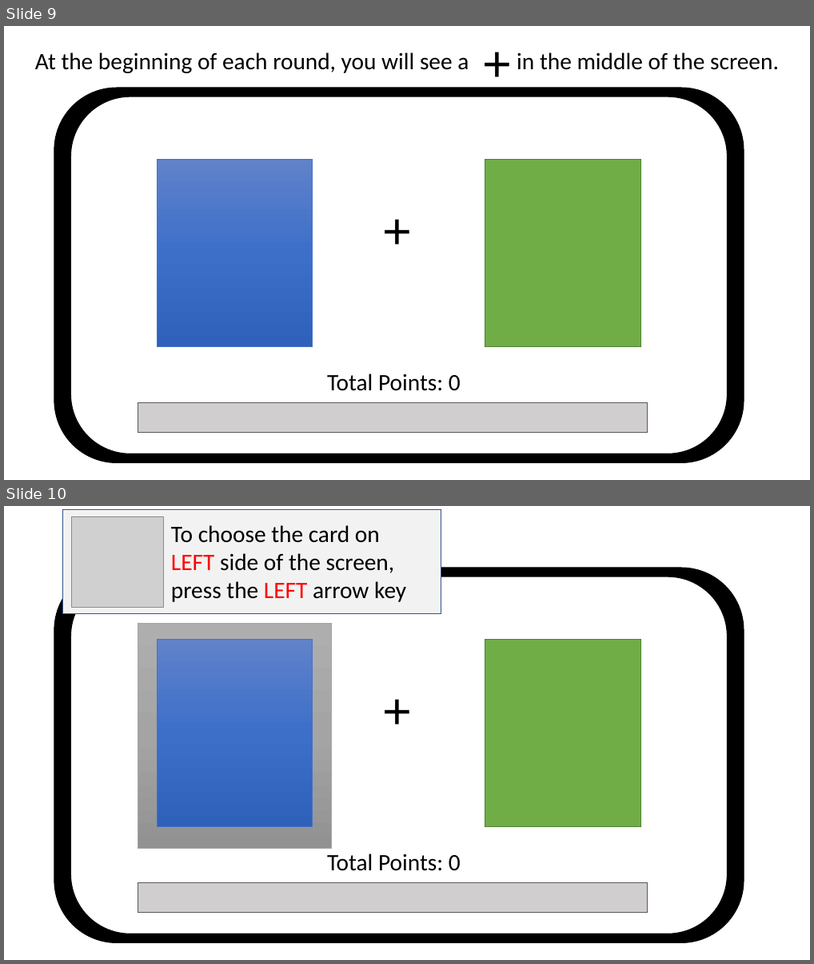
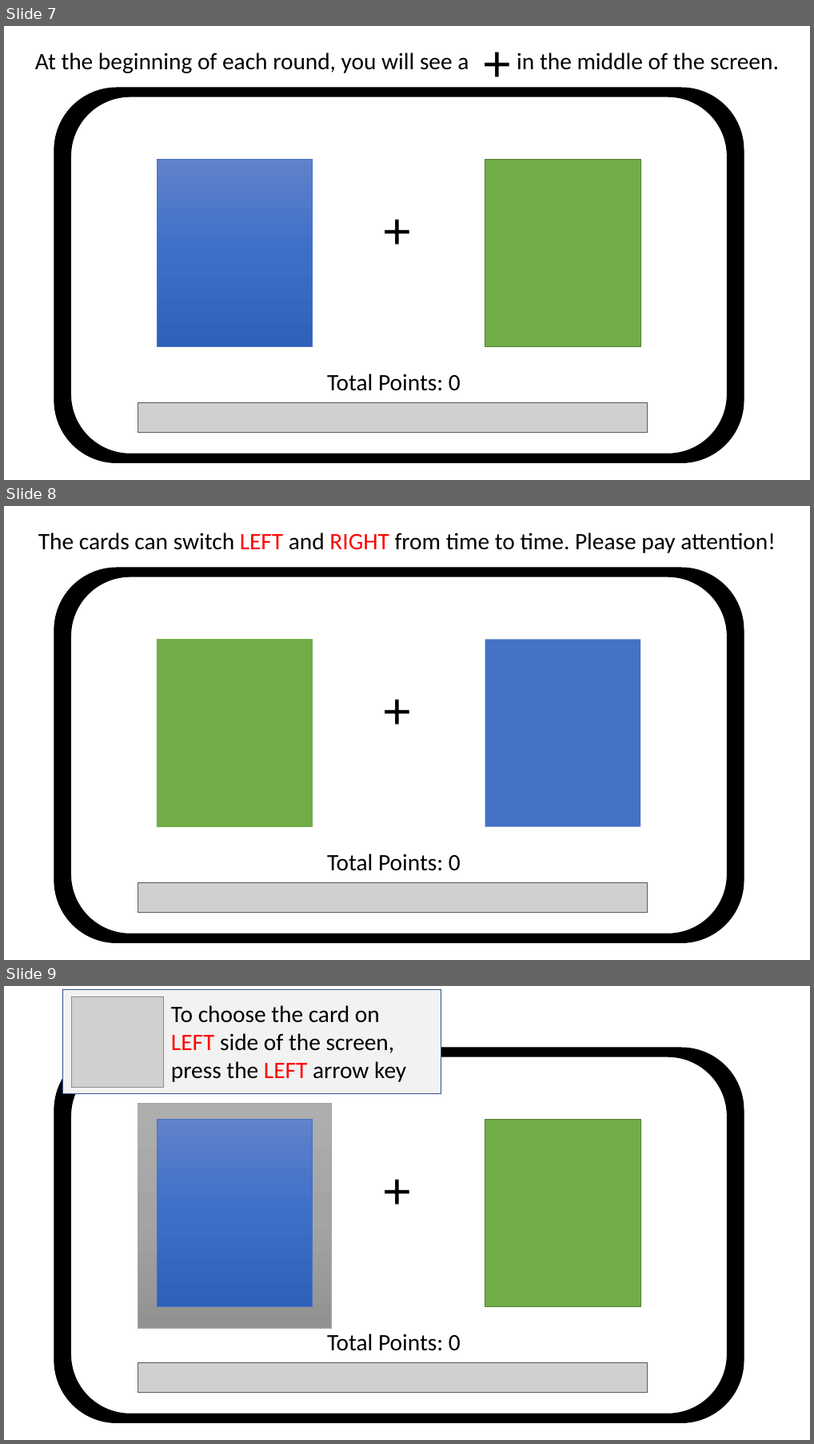
Before and after one commit to LillianXu2019/LUX-RL, a slide deck: images/task_instructions_lux.pptx. Shown one above the other, each under a label of ours: slides 9 and 10 before the commit, slides 7, 8 and 9 after it. The pictures are 814x964 and 814x1444 pixels, drawn with LibreOffice and Linux fonts; fonts in the diff are those of the drawing; grey boxes stand for pictures. Boxes give left, top, right and bottom in pixels: in the first picture for what was removed or moved away, otherwise in the second. Text is boxed around its words. In the diff, an @@ line names an element or a change of style, - is before the commit and + after.

```diff
--- a/images/task_instructions_lux.pptx
+++ b/images/task_instructions_lux.pptx
@@ slide 8 added at [4,506,810,960], background #FFFFFF @@
@@ text added at [38,532,776,553], 28 pt, text #000000 @@
+The cards can switch LEFT and RIGHT from time to time. Please pay attention!
@@ rounded rectangle added at [54,568,744,943], fill #000000, outline #000000 1 pt @@
@@ rounded rectangle added at [70,576,727,934], fill #FFFFFF, outline #000000 1 pt @@
@@ rectangle added at [157,639,313,827], fill #70AD47, outline #70AD47 0.5 pt @@
@@ rectangle added at [486,639,642,827], fill #4472C4 @@
@@ text added at [377,676,422,743], 60 pt, text #000000 @@
++
@@ text added at [327,853,461,871], 28 pt, text #000000 @@
+Total Points: 0
@@ rectangle added at [138,883,648,912], fill #D0CECE, outline #595959 0.5 pt @@
@@ what was slide 9 is now slide 7 @@
@@ what was slide 10 is now slide 9 @@
```
Also in this commit, not shown: 8 slides changed, 6 other slides added, 2 slides removed, 19 other files.
